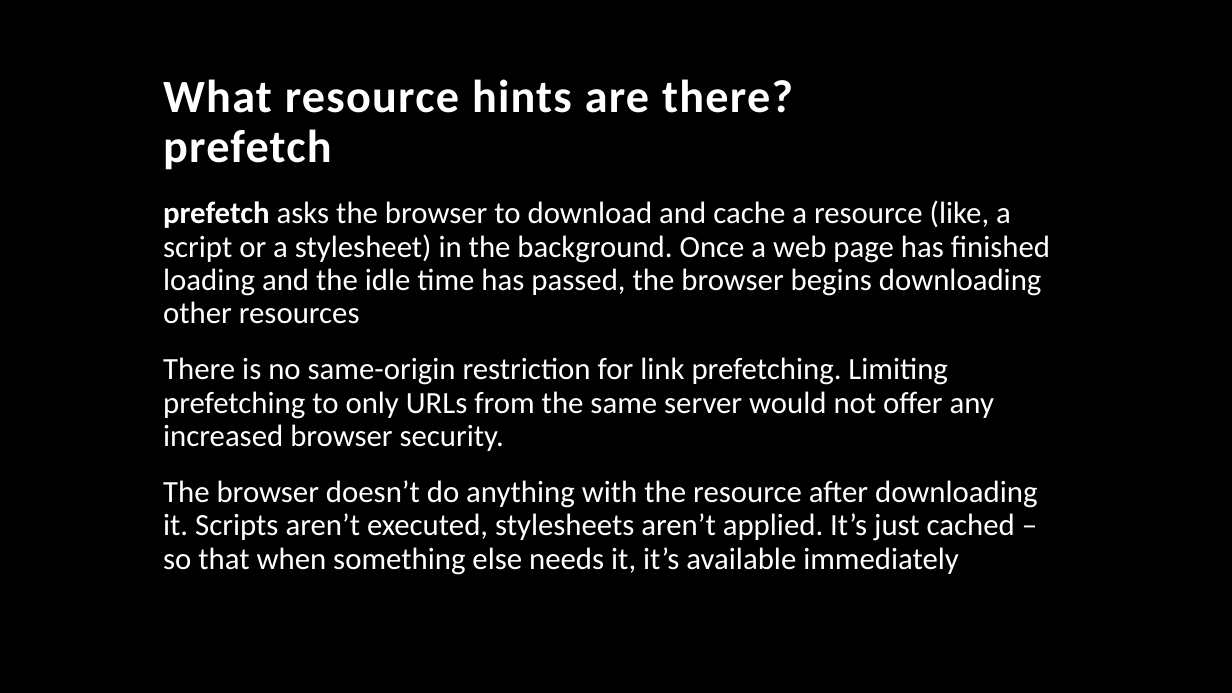
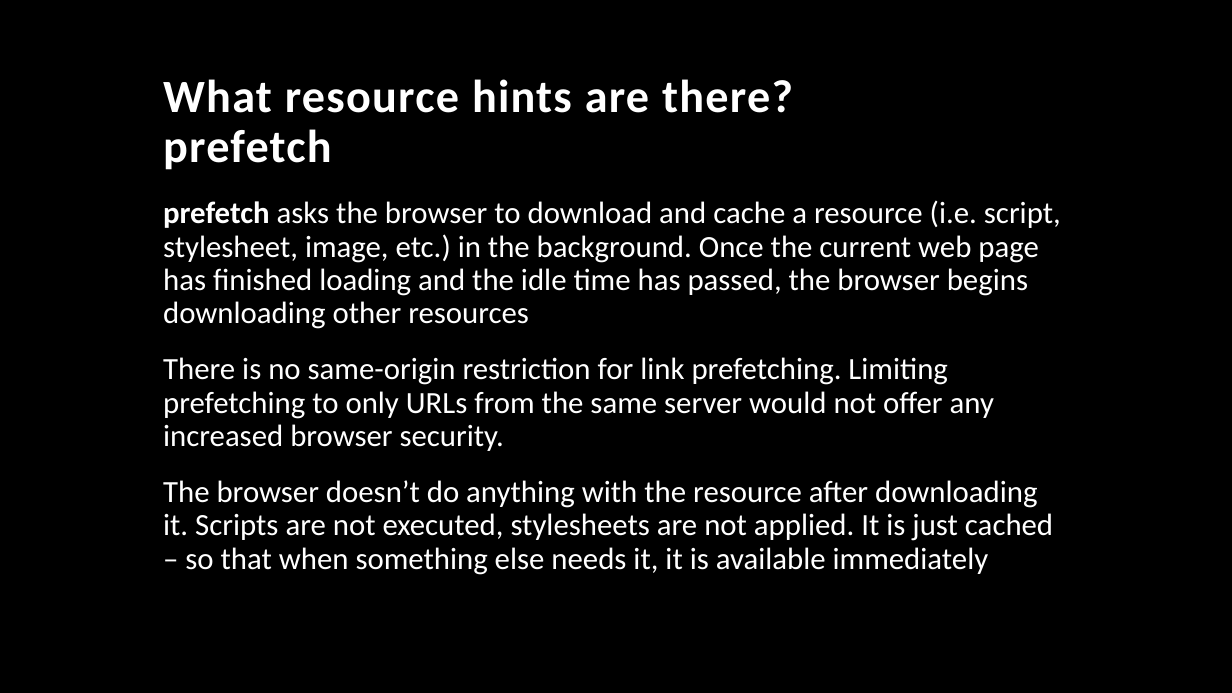
Before and after one commit to TonyMangino/html-resource-hints, a slide deck: slide 35 of Resource Hints.pptx (slide 33 before the commit). Drawn at 1232x693 pixels with LibreOffice and Linux fonts; fonts in the diff are those of the drawing; background and template pictures are left out. Boxes give left, top, right and bottom in pixels: in the first picture for what was removed or moved away, otherwise in the second. Text is boxed around its words. In the diff, an @@ line names an element or a change of style, - is before the commit and + after.

```diff
--- a/Resource Hints.pptx
+++ b/Resource Hints.pptx
@@ text at [163, 200, 1061, 329]: text changed @@
-prefetch asks the browser to download and cache a resource (like, a script or a stylesheet) in the background. Once a web page has finished loading and the idle time has passed, the browser begins downloading other resources
+prefetch asks the browser to download and cache a resource (i.e. script, stylesheet, image, etc.) in the background. Once the current web page has finished loading and the idle time has passed, the browser begins downloading other resources
@@ text at [163, 480, 1053, 575]: text changed @@
-The browser doesn’t do anything with the resource after downloading it. Scripts aren’t executed, stylesheets aren’t applied. It’s just cached – so that when something else needs it, it’s available immediately
+The browser doesn’t do anything with the resource after downloading it. Scripts are not executed, stylesheets are not applied. It is just cached – so that when something else needs it, it is available immediately
```
Also in this commit, not shown: 53 other slides changed, 5 slides added, 11 slides removed.
